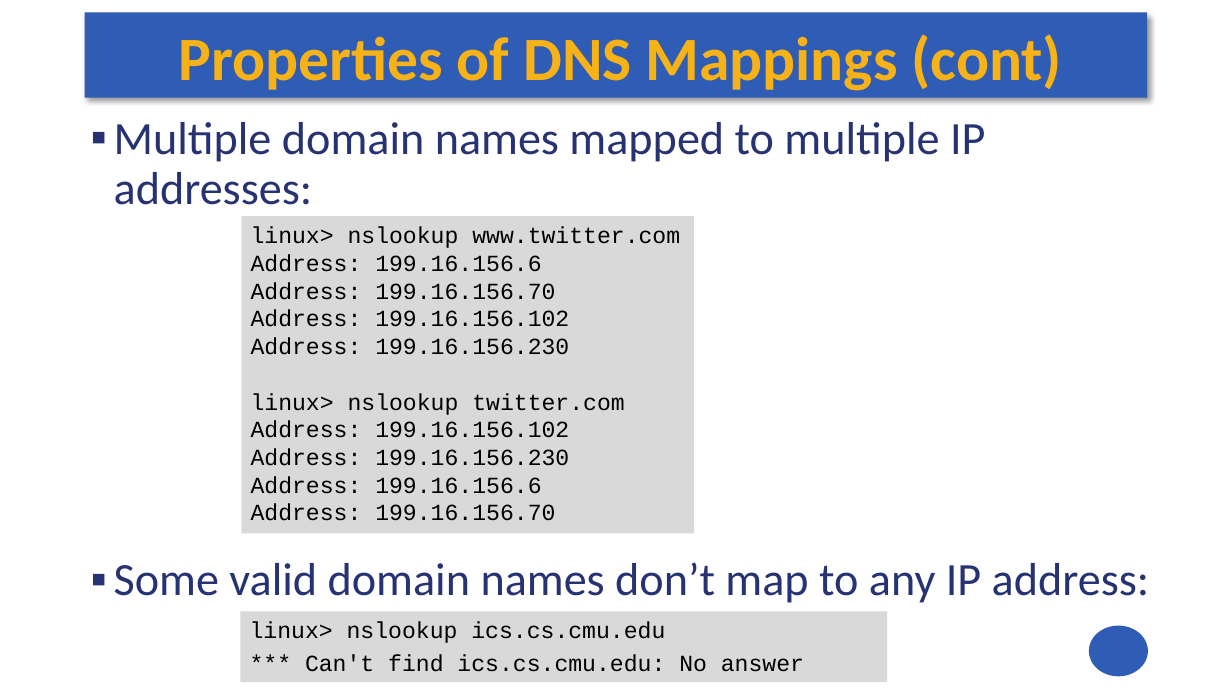
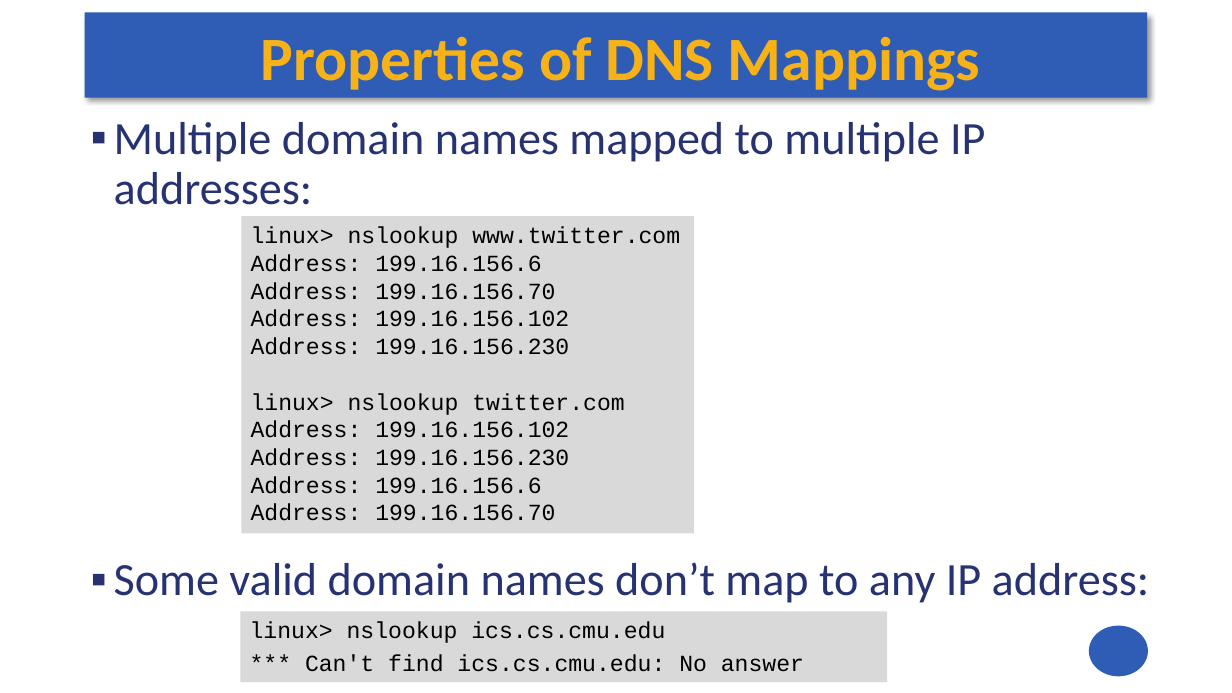
Before and after one commit to andrewt0301/hse-acos-course, a slide deck: slide 24 of docs/part2os/12_Networking/OS_Lecture_12.pptx. Drawn at 1232x693 pixels with LibreOffice and Linux fonts; fonts in the diff are those of the drawing. Boxes give left, top, right and bottom in pixels: in the first picture for what was removed or moved away, otherwise in the second. Text is boxed around its words. In the diff, an @@ line names an element or a change of style, - is before the commit and + after.

```diff
--- a/docs/part2os/12_Networking/OS_Lecture_12.pptx
+++ b/docs/part2os/12_Networking/OS_Lecture_12.pptx
@@ title at [261, 36, 980, 91]: text changed @@
-Properties of DNS Mappings (cont)
+Properties of DNS Mappings
```
Also in this commit, not shown: 12 other slides changed, 1 slide added, 1 other file.
